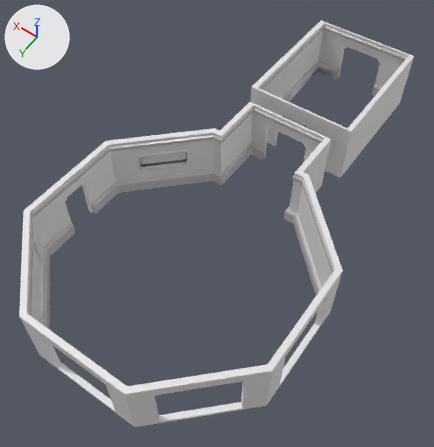
The FBX model Wasser/Assets/Models/Umgebung/wand.fbx as it was, and as the next commit left it.
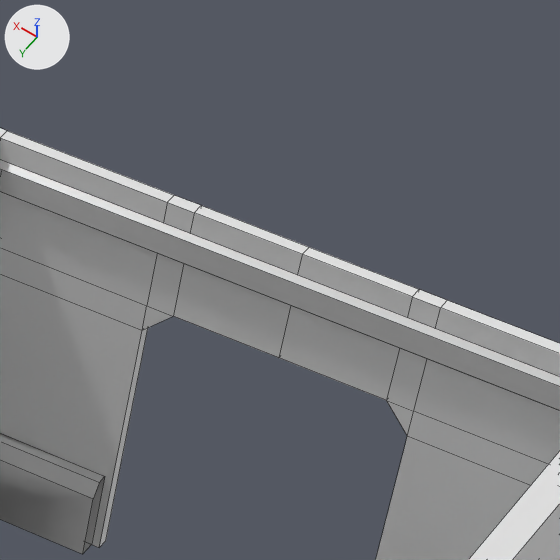
The first picture shows the older version from a camera (50 mm lens) standing at (-9.13, 10.18, 21.37) and looking at (0.36, -3.11, 0.48). The close-ups show both versions on the part from 75% to 92% of the width and 1% to 18% of the height of that picture; other places that the commit changed are outside them. Every picture has the same lights, and +X, +Y and +Z are marked at upper left. The close-ups show mesh edges as thin lines. Objects named as collision shapes, trigger or cutter boxes, shadow casters or lower levels of detail are left out. Vertices at the same position are counted once.

The older version as bpy lines, for what is in view:
```python
me_circle_009 = bpy.data.meshes.new('Circle.009')
me_circle_009.from_pydata(...)  # 124 vertices, 124 faces; spans x -2.61..2.64, y -15.71..-9.09, z 0.0..3.0
me_circle_009.materials.append(mat_wall)  # white #e7e7e7
me_circle_026 = bpy.data.meshes.new('Circle.026')
me_circle_026.from_pydata(...)  # 24 vertices, 24 faces; spans x -2.38..2.38, y -15.61..-9.2, z 2.59..2.83
me_circle_026.materials.append(mat_wall_2)  # light grey #cfcfcf
me_circle_027 = bpy.data.meshes.new('Circle.027')
me_circle_027.from_pydata(...)  # 50 vertices, 43 faces; spans x -2.38..2.38, y -15.62..-9.18, z 0.0..0.63
me_circle_027.materials.append(mat_wall_2)  # light grey #cfcfcf
ob_wand_2 = bpy.data.objects.new('Wand-2', me_circle_009)
ob_wand_2.location = (0.0, 0.0, 0.0)
ob_wand_detail_2 = bpy.data.objects.new('Wand-Detail-2', me_circle_027)
ob_wand_detail_2.location = (0.0, 0.0, 0.0)
ob_wand_extra_2 = bpy.data.objects.new('Wand-Extra-2', me_circle_026)
ob_wand_extra_2.location = (0.0, 0.0, 0.0)
```
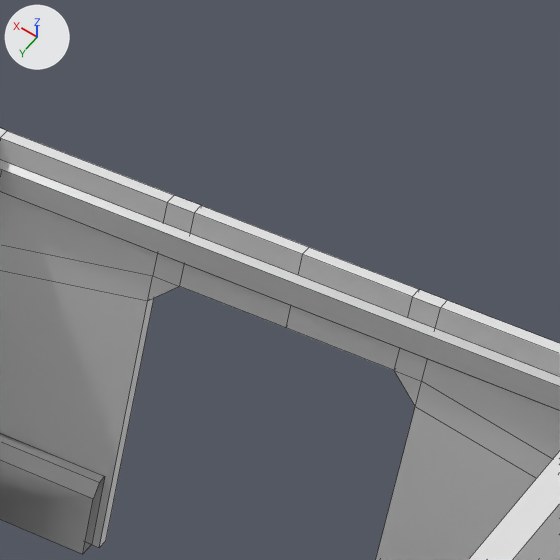
Location of each change, [x1, y1, x2, y2] in pixels of the close-ups (560 x 560 px; the box of a moved part takes in the faces that stretch with it):
part 1 of me_circle_009, moved or reshaped: [0, 217, 555, 560] in both

Edits to the bpy script that builds the scene:
```text
Change me_circle_009:
    where me_circle_009.from_pydata(...)  # 124 vertices, 124 faces; spans x -2.61..2.64, y -15.71..-9.09, z 0.0..3.0
    used by ob_wand_2; location = (0.0, 0.0, 0.0)
    me_circle_009 part 1: all 14 vertices in x -1.05..1.05, y -15.71..-15.61, z 1.94..2.15 are moved by (0.0, 0.0, 0.25)
```
